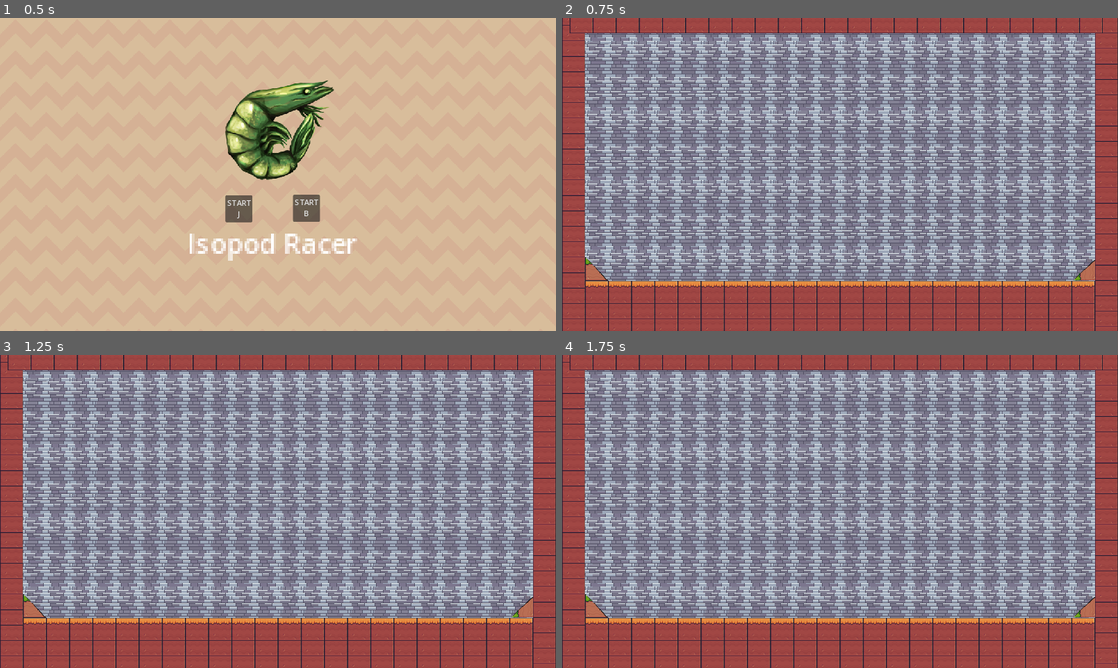
Above: before the commit, frames 1-4 (two rows, left to right).
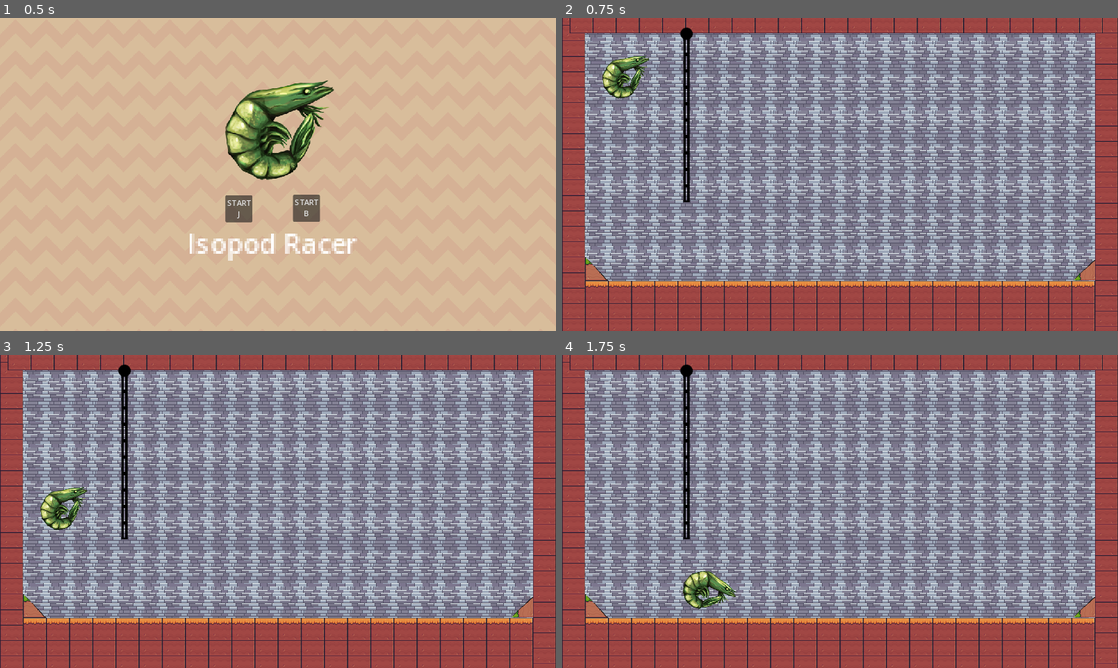
Above: after the commit, the same moments.

Repository: MadeOfBees/IsopodRacer
Game: Godot game, scene res://main.tscn
Same seed, same stepped clock (60 frames per second), same inputs: the game is played once before the commit and once after it.
Inputs (mouse positions are in pixels of both pictures, inside the frame that each line leads up to):
- Up to frame 1 (0.5 s): no input
- Up to frame 2 (0.75 s): click "START B" at 0.5 s
- Up to frame 3 (1.25 s): no input
- Up to frame 4 (1.75 s): move the mouse to (962, 495) at 1.27 s; hold Right mouse button (game_magnet) from 1.28 s (still down)

Frame 1 is identical in both runs. In frame 2, 1.3% of the frame differs, in the area x 7-24%, y 2-59%; in frame 3, 1.3%; in frame 4, 1.3%, in the area x 21-32%, y 2-82%.

Commit message:
rope

Diff:
--- /dev/null
+++ b/Parts/anchor.tscn
@@ -0,0 +1,13 @@
+[gd_scene load_steps=3 format=3 uid="uid://erwg06hyu45v"]
+
+[ext_resource type="Texture2D" uid="uid://x5xotpcyvo8b" path="res://Assets/ANCHOR.png" id="1_11pa1"]
+
+[sub_resource type="CircleShape2D" id="CircleShape2D_ecaka"]
+
+[node name="Anchor" type="StaticBody2D"]
+
+[node name="Anchor" type="Sprite2D" parent="."]
+texture = ExtResource("1_11pa1")
+
+[node name="CollisionShape2D" type="CollisionShape2D" parent="."]
+shape = SubResource("CircleShape2D_ecaka")
--- /dev/null
+++ b/Parts/end_of_rope.tscn
@@ -0,0 +1,14 @@
+[gd_scene load_steps=3 format=3 uid="uid://dehpbwxs4wai4"]
+
+[ext_resource type="Texture2D" uid="uid://x5xotpcyvo8b" path="res://Assets/ANCHOR.png" id="1_pfbe8"]
+
+[sub_resource type="CircleShape2D" id="CircleShape2D_wksok"]
+radius = 12.0416
+
+[node name="endOfRope" type="RigidBody2D"]
+
+[node name="Anchor" type="Sprite2D" parent="."]
+texture = ExtResource("1_pfbe8")
+
+[node name="CollisionShape2D" type="CollisionShape2D" parent="."]
+shape = SubResource("CircleShape2D_wksok")
--- a/Parts/rope.tscn
+++ b/Parts/rope.tscn
@@ -1,6 +1,15 @@
-[gd_scene load_steps=2 format=3 uid="uid://tsjc4s8hhqsp"]
+[gd_scene load_steps=3 format=3 uid="uid://tsjc4s8hhqsp"]
 
-[ext_resource type="Script" path="res://Scripts/rope.gd" id="1_ais01"]
+[ext_resource type="Texture2D" uid="uid://bb10e4v0isc58" path="res://Assets/Rope.png" id="1_ciqa3"]
 
-[node name="Rope" type="Node"]
-script = ExtResource("1_ais01")
+[sub_resource type="CapsuleShape2D" id="CapsuleShape2D_4epol"]
+radius = 6.0
+height = 33.0
+
+[node name="Rope" type="RigidBody2D"]
+
+[node name="Rope" type="Sprite2D" parent="."]
+texture = ExtResource("1_ciqa3")
+
+[node name="CollisionShape2D" type="CollisionShape2D" parent="."]
+shape = SubResource("CapsuleShape2D_4epol")
--- a/Parts/rope_end.tscn
+++ /dev/null
@@ -1,18 +0,0 @@
-[gd_scene load_steps=3 format=3 uid="uid://dpnfxok7wxnw0"]
-
-[ext_resource type="Texture2D" uid="uid://dte5a3t88ohfl" path="res://Assets/icon.svg" id="1_24bwt"]
-
-[sub_resource type="CircleShape2D" id="CircleShape2D_qiqx6"]
-radius = 2.0
-
-[node name="RopeEnd" type="RigidBody2D"]
-
-[node name="RopeEndCol" type="CollisionShape2D" parent="."]
-shape = SubResource("CircleShape2D_qiqx6")
-disabled = true
-
-[node name="RopeEndJoint" type="PinJoint2D" parent="RopeEndCol"]
-
-[node name="Icon" type="Sprite2D" parent="."]
-scale = Vector2(0.05, 0.05)
-texture = ExtResource("1_24bwt")
--- a/Parts/rope_seg.tscn
+++ /dev/null
@@ -1,14 +0,0 @@
-[gd_scene load_steps=2 format=3 uid="uid://cre6leqg65hpa"]
-
-[sub_resource type="CapsuleShape2D" id="CapsuleShape2D_t8qkf"]
-radius = 2.0
-height = 6.0
-
-[node name="RopeSeg" type="RigidBody2D"]
-
-[node name="RopeCol" type="CollisionShape2D" parent="."]
-position = Vector2(0, 3)
-shape = SubResource("CapsuleShape2D_t8qkf")
-
-[node name="RopeJoint" type="PinJoint2D" parent="RopeCol"]
-position = Vector2(0, 3)
--- a/gameB.tscn
+++ b/gameB.tscn
@@ -1,8 +1,10 @@
-[gd_scene load_steps=7 format=3 uid="uid://cmx1bxhh6yvsr"]
-
-[ext_resource type="Texture2D" uid="uid://c34fqxf6ogpaf" path="res://Tiles_051.png" id="1_uxh0n"]
+[gd_scene load_steps=8 format=3 uid="uid://cmx1bxhh6yvsr"]
+
+[ext_resource type="Texture2D" uid="uid://c34fqxf6ogpaf" path="res://Assets/Tiles_051.png" id="1_uxh0n"]
 [ext_resource type="PackedScene" uid="uid://lfjm0rxqt0rt" path="res://Shrimpball.tscn" id="2_8o6jg"]
-[ext_resource type="Texture2D" uid="uid://b5lr0p1daxlpb" path="res://my_tiles.png" id="3_gd61c"]
+[ext_resource type="Texture2D" uid="uid://b5lr0p1daxlpb" path="res://Assets/my_tiles.png" id="3_gd61c"]
+[ext_resource type="PackedScene" uid="uid://erwg06hyu45v" path="res://Parts/anchor.tscn" id="4_q23tm"]
+[ext_resource type="PackedScene" uid="uid://tsjc4s8hhqsp" path="res://Parts/rope.tscn" id="5_cyl1o"]
 
 [sub_resource type="TileSetAtlasSource" id="TileSetAtlasSource_u1nuu"]
 texture = ExtResource("3_gd61c")
@@ -219,8 +221,6 @@
 physics_layer_0/collision_layer = 1
 sources/0 = SubResource("TileSetAtlasSource_u1nuu")
 
-[sub_resource type="CapsuleShape2D" id="CapsuleShape2D_t8qkf"]
-
 [node name="Scene" type="Node"]
 
 [node name="BG" type="TextureRect" parent="."]
@@ -234,6 +234,7 @@
 stretch_mode = 1
 
 [node name="Shrimpball" parent="." instance=ExtResource("2_8o6jg")]
+position = Vector2(131, 108)
 scale = Vector2(1, 0.995582)
 
 [node name="TileMap" type="TileMap" parent="."]
@@ -241,7 +242,87 @@
 format = 2
 layer_0/tile_data = PackedInt32Array(2228227, 0, 4, 2293763, 0, 5, 2359299, 0, 6, 2228228, 65536, 4, 2293764, 65536, 5, …(16063 unchanged characters)…
 
-[node name="RopeSeg" type="RigidBody2D" parent="."]
-
-[node name="CollisionShape2D" type="CollisionShape2D" parent="RopeSeg"]
-shape = SubResource("CapsuleShape2D_t8qkf")
+[node name="RopeContainer" type="Node" parent="."]
+
+[node name="Anchor" parent="RopeContainer" instance=ExtResource("4_q23tm")]
+position = Vector2(258, 32)
+
+[node name="Joint" type="PinJoint2D" parent="RopeContainer"]
+position = Vector2(258, 42)
+node_a = NodePath("../Anchor")
+node_b = NodePath("../Rope")
+
+[node name="Rope" parent="RopeContainer" instance=ExtResource("5_cyl1o")]
+position = Vector2(258, 59)
+
+[node name="Joint2" type="PinJoint2D" parent="RopeContainer"]
+position = Vector2(258, 76)
+node_a = NodePath("../Rope")
+node_b = NodePath("../Rope2")
+
+[node name="Rope2" parent="RopeContainer" instance=ExtResource("5_cyl1o")]
+position = Vector2(258, 93)
+
+[node name="Joint3" type="PinJoint2D" parent="RopeContainer"]
+position = Vector2(258, 110)
+node_a = NodePath("../Rope2")
+node_b = NodePath("../Rope3")
+
+[node name="Rope3" parent="RopeContainer" instance=ExtResource("5_cyl1o")]
+position = Vector2(258, 127)
+
+[node name="Joint4" type="PinJoint2D" parent="RopeContainer"]
+position = Vector2(258, 144)
+node_a = NodePath("../Rope3")
+node_b = NodePath("../Rope4")
+
+[node name="Rope4" parent="RopeContainer" instance=ExtResource("5_cyl1o")]
+position = Vector2(258, 161)
+
+[node name="Joint5" type="PinJoint2D" parent="RopeContainer"]
+position = Vector2(258, 178)
+node_a = NodePath("../Rope4")
+node_b = NodePath("../Rope5")
+
+[node name="Rope5" parent="RopeContainer" instance=ExtResource("5_cyl1o")]
+position = Vector2(258, 195)
+
+[node name="Joint6" type="PinJoint2D" parent="RopeContainer"]
+position = Vector2(258, 212)
+node_a = NodePath("../Rope5")
+node_b = NodePath("../Rope6")
+
+[node name="Rope6" parent="RopeContainer" instance=ExtResource("5_cyl1o")]
+position = Vector2(258, 229)
+
+[node name="Joint7" type="PinJoint2D" parent="RopeContainer"]
+position = Vector2(258, 246)
+node_a = NodePath("../Rope6")
+node_b = NodePath("../Rope7")
+
+[node name="Rope7" parent="RopeContainer" instance=ExtResource("5_cyl1o")]
+position = Vector2(258, 263)
+
+[node name="Joint8" type="PinJoint2D" parent="RopeContainer"]
+position = Vector2(258, 280)
+node_a = NodePath("../Rope7")
+node_b = NodePath("../Rope8")
+
+[node name="Rope8" parent="RopeContainer" instance=ExtResource("5_cyl1o")]
+position = Vector2(258, 297)
+
+[node name="Joint9" type="PinJoint2D" parent="RopeContainer"]
+position = Vector2(258, 314)
+node_a = NodePath("../Rope8")
+node_b = NodePath("../Rope9")
+
+[node name="Rope9" parent="RopeContainer" instance=ExtResource("5_cyl1o")]
+position = Vector2(258, 331)
+
+[node name="Joint10" type="PinJoint2D" parent="RopeContainer"]
+position = Vector2(258, 348)
+node_a = NodePath("../Rope9")
+node_b = NodePath("../Rope10")
+
+[node name="Rope10" parent="RopeContainer" instance=ExtResource("5_cyl1o")]
+position = Vector2(258, 365)
Binary file added: Assets/ANCHOR.png
Not shown, added: Assets/ANCHOR.png.import
Binary file added: Assets/Rope.png
Not shown, added: Assets/Rope.png.import
